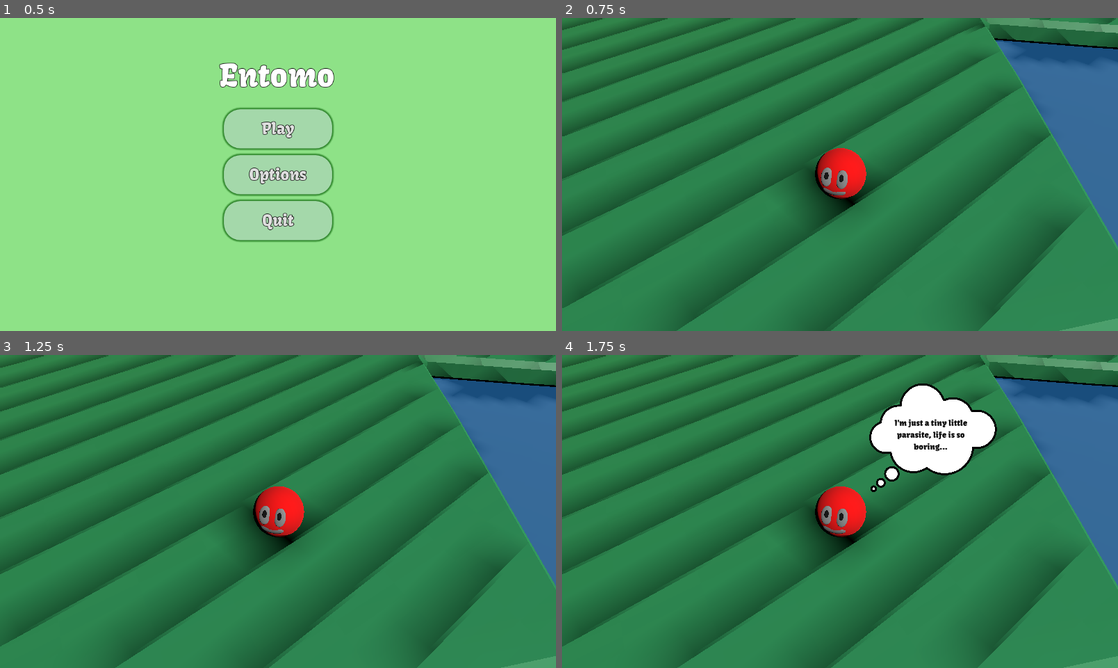
Above: before the commit, frames 1-4 (two rows, left to right).
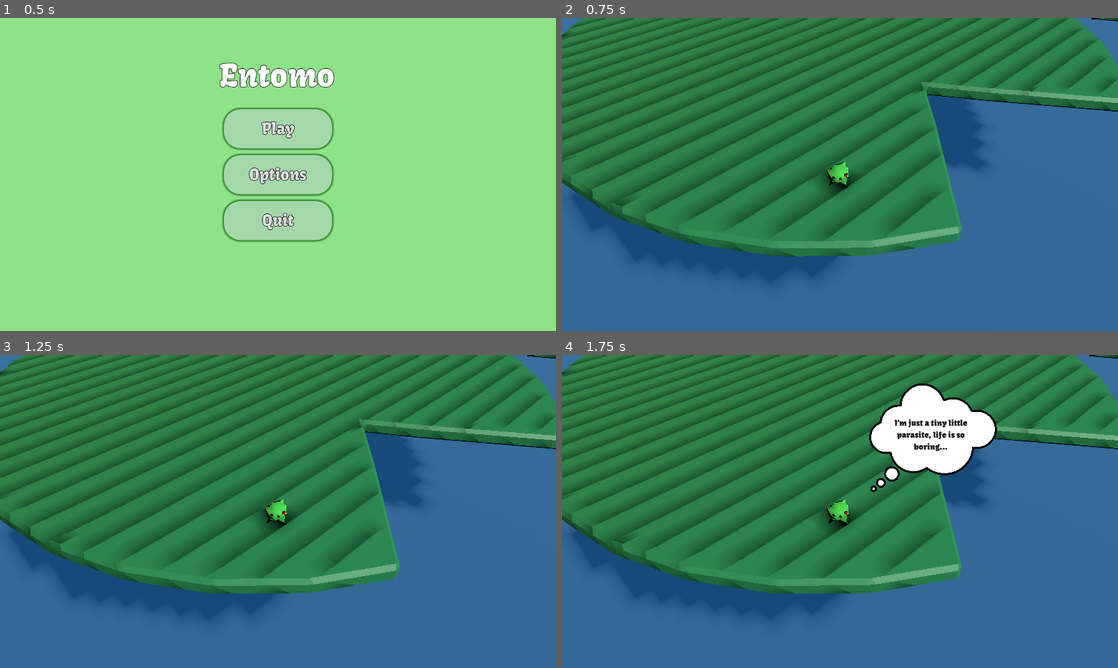
Above: after the commit, the same moments.

Repository: melonboyo/entomo
Game: Godot game, scene res://Scenes/Menus/MainMenu/MainMenu.tscn
The game is run twice, just before and just after one commit, with the same random seed, the same clock (stepped at 60 frames per second) and the same inputs.
Inputs (mouse positions are in pixels of both pictures, inside the frame that each line leads up to):
- Up to frame 1 (0.5 s): no input
- Up to frame 2 (0.75 s): click "Play" at 0.5 s
- Up to frame 3 (1.25 s): no input
- Up to frame 4 (1.75 s): tap Enter at 1.25 s; move the mouse to (962, 495) at 1.27 s; hold D (move_right) from 1.28 s (still down); tap E (interact) at 1.35 s; click (962, 495) at 1.42 s; tap Space (move_jump) at 1.52 s

Frame 1 is identical in both runs. In frame 2, 61% of the frame differs, in the area x 0-100%, y 0-100%; in frame 3, 61%; in frame 4, 59%.

Commit message:
Add parasite model

Diff:
--- a/Characters/Parasite/Parasite.tscn
+++ b/Characters/Parasite/Parasite.tscn
@@ -1,17 +1,8 @@
-[gd_scene load_steps=9 format=3 uid="uid://cxrj60oxxptdh"]
+[gd_scene load_steps=6 format=3 uid="uid://cxrj60oxxptdh"]
 
 [ext_resource type="Script" path="res://Characters/Parasite/ParasiteController.gd" id="1_a2cng"]
 [ext_resource type="PackedScene" uid="uid://baiok6rvrnsqh" path="res://Characters/Generic/GenericCharacter.tscn" id="1_lhite"]
-
-[sub_resource type="SphereMesh" id="SphereMesh_8riwa"]
-
-[sub_resource type="StandardMaterial3D" id="StandardMaterial3D_j7xpy"]
-albedo_color = Color(1, 0, 0, 1)
-
-[sub_resource type="SphereMesh" id="SphereMesh_bgr7i"]
-
-[sub_resource type="StandardMaterial3D" id="StandardMaterial3D_gufly"]
-albedo_color = Color(0, 0, 0, 1)
+[ext_resource type="PackedScene" uid="uid://dqbad35g1o8xu" path="res://Characters/Parasite/parasite.glb" id="3_shiyk"]
 
 [sub_resource type="SphereShape3D" id="SphereShape3D_d6tf5"]
 
@@ -23,37 +14,12 @@
 script = ExtResource("1_a2cng")
 SPEED = 6.0
 
-[node name="MeshInstance3D" type="MeshInstance3D" parent="." index="0"]
-transform = Transform3D(1, 0, 0, 0, 1, 0, 0, 0, 1, -0.00508738, -1.19209e-07, 0.00233459)
-mesh = SubResource("SphereMesh_8riwa")
-skeleton = NodePath("../CollisionShape3D")
-surface_material_override/0 = SubResource("StandardMaterial3D_j7xpy")
-
-[node name="RightEye" type="MeshInstance3D" parent="." index="1"]
-transform = Transform3D(-4.01293e-09, -3.44821e-09, 0.225587, 0.0379797, 0.312384, 9.74912e-10, -0.067137, 0.176716, -9.81241e-09, 0.151, 0.234412, -0.408659)
-mesh = SubResource("SphereMesh_bgr7i")
-
-[node name="RightPupil" type="MeshInstance3D" parent="RightEye" index="0"]
-transform = Transform3D(0.436916, -0.0440875, 0, 0.0477189, 0.403667, 0, 2.66454e-15, 0, 0.370559, 0.465785, 0.0768955, 0.00651431)
-mesh = SubResource("SphereMesh_bgr7i")
-surface_material_override/0 = SubResource("StandardMaterial3D_gufly")
-
-[node name="LeftEye" type="MeshInstance3D" parent="." index="2"]
-transform = Transform3D(-4.01293e-09, -3.44821e-09, 0.225587, 0.0379797, 0.312384, 9.74912e-10, -0.067137, 0.176716, -9.81241e-09, -0.139601, 0.234412, -0.408659)
-mesh = SubResource("SphereMesh_bgr7i")
-
-[node name="RightPupil" type="MeshInstance3D" parent="LeftEye" index="0"]
-transform = Transform3D(0.436916, -0.0440875, 0, 0.0477189, 0.403667, 0, 2.66454e-15, 0, 0.370559, 0.465785, 0.0768955, 0.0293676)
-mesh = SubResource("SphereMesh_bgr7i")
-surface_material_override/0 = SubResource("StandardMaterial3D_gufly")
-
-[node name="RightEye2" type="MeshInstance3D" parent="." index="3"]
-transform = Transform3D(2.38634e-16, -0.453237, 9.86072e-09, -5.45931e-09, -1.98116e-08, -0.225587, 0.124894, 0, -9.86072e-09, 0, -0.0522866, -0.434969)
-mesh = SubResource("SphereMesh_bgr7i")
-
-[node name="CollisionShape3D" parent="." index="4"]
+[node name="CollisionShape3D" parent="." index="0"]
 shape = SubResource("SphereShape3D_d6tf5")
 metadata/_edit_group_ = true
 
 [node name="CollisionShape3D" parent="SwitchArea" index="0"]
 shape = SubResource("CylinderShape3D_xhkis")
+
+[node name="parasite" parent="." index="3" instance=ExtResource("3_shiyk")]
+transform = Transform3D(-1.09278e-08, 0, -0.25, 0, 0.25, 0, 0.25, 0, -1.09278e-08, 0, -0.285094, 0)
--- a/Characters/Pillbug/NormalRolypolyModel.tscn
+++ b/Characters/Pillbug/NormalRolypolyModel.tscn
@@ -8,9 +8,6 @@
 script = ExtResource("2_2shc3")
 paint_material = ExtResource("3_3lnlr")
 meshes = [NodePath("body"), NodePath("helmet"), NodePath("shell"), NodePath("tail"), NodePath("AntennaR"), NodePath("antennaL")]
-
-[node name="body" parent="." index="0"]
-blend_shapes/BendL = 0.348543
 
 [node name="leg" parent="." index="4"]
 transform = Transform3D(0.163055, 0.032976, 3.75556e-09, -0.0279517, 0.192363, -3.19569e-10, -3.75556e-09, -3.77011e-10, 0.165433, -0.450624, 0.162051, -0.750456)
@@ -24,9 +21,6 @@
 [node name="leg_002" parent="." index="7"]
 transform = Transform3D(0.163055, 0.032976, 3.75556e-09, -0.0279517, 0.192363, -3.19569e-10, -3.75556e-09, -3.77011e-10, 0.165433, -0.593046, 0.162051, 0.312234)
 
-[node name="tail" parent="." index="10"]
-blend_shapes/BendL = 0.348543
-
 [node name="AntennaR" parent="." index="11"]
 transform = Transform3D(0.14279, 0.028358, 0.0293665, -0.0547902, 0.0739043, 0.0765325, 0, -0.0502556, 0.129117, 0.235545, 0.947732, -1.33658)
 
--- a/Characters/Pillbug/RolypolyMaterialSwitcher.gd
+++ b/Characters/Pillbug/RolypolyMaterialSwitcher.gd
@@ -4,5 +4,6 @@
 @export var meshes : Array[MeshInstance3D]
 
 func set_painted() -> void:
+
 	for i in meshes.size():
 		meshes[i].material_override = paint_material
--- a/Characters/Pillbug/rolypoly_red.tres
+++ b/Characters/Pillbug/rolypoly_red.tres
@@ -3,7 +3,4 @@
 [ext_resource type="Texture2D" uid="uid://duri6kusljvcj" path="res://Characters/Pillbug/rolypoly_red.png" id="1_0sdl2"]
 
 [resource]
-resource_name = "Material"
-cull_mode = 2
 albedo_texture = ExtResource("1_0sdl2")
-roughness = 0.5
--- a/Scenes/Levels/level1.tscn
+++ b/Scenes/Levels/level1.tscn
@@ -16,6 +16,7 @@
 [ext_resource type="PackedScene" uid="uid://cynjesuoq6b5x" path="res://EnvironmentAssets/StaticObjects/StaticCube.tscn" id="14_wvx2g"]
 [ext_resource type="PackedScene" uid="uid://caxb37ohqq7q3" path="res://EnvironmentAssets/Flag/Flag.tscn" id="15_3xa5f"]
 [ext_resource type="PackedScene" uid="uid://ddqi27ajx4hx4" path="res://EnvironmentAssets/Mountain/stage3-mountainNewNew.glb" id="15_5uh5g"]
+[ext_resource type="Material" uid="uid://b0f08nx0esit5" path="res://Characters/Pillbug/rolypoly_red.tres" id="16_3fps6"]
 [ext_resource type="PackedScene" uid="uid://bvs8he515iq2m" path="res://EnvironmentAssets/Water/Water.tscn" id="16_yn4d4"]
 [ext_resource type="PackedScene" uid="uid://dgbb4hupj6ope" path="res://EnvironmentAssets/Flower/Flower.tscn" id="17_sf6lv"]
 [ext_resource type="PackedScene" uid="uid://c3cmfp8nipyi3" path="res://EnvironmentAssets/Lilypad/Lilypad.tscn" id="18_h1o36"]
@@ -52,6 +53,8 @@
 "tilts": PackedFloat32Array(0, 0, 0, 0, 0, 0, 0, 0)
 }
 point_count = 8
+
+[sub_resource type="SphereMesh" id="SphereMesh_5kmdm"]
 
 [node name="Node3D" type="Node3D"]
 transform = Transform3D(1.01827, 0, 0, 0, 1.01827, 0, 0, 0, 1.01827, 0, 0, 0)
@@ -102,7 +105,7 @@
 transform = Transform3D(0.707107, 0.472128, -0.526399, 3.4874e-15, 0.74444, 0.66769, 0.707107, -0.472128, 0.526399, 0, 0, 0)
 
 [node name="Camera3D" type="Camera3D" parent="CameraRoot/RotationRoot"]
-transform = Transform3D(1, 0, 0, 0, 1, 0, 0, 0, 1, 0, 0, 8.41628)
+transform = Transform3D(1, 0, 0, 0, 1, 0, 0, 0, 1, 0, 0, 19.5)
 fov = 40.0
 size = 20.0
 
@@ -369,6 +372,11 @@
 
 [node name="StaticBody3D20" parent="Blockout/Stage2" instance=ExtResource("14_wvx2g")]
 transform = Transform3D(-71.7024, 0, -14.4005, 0, 50.9135, 0, 71.7024, 0, -14.4005, 242.458, 2.92631, 28.2038)
+
+[node name="f" type="MeshInstance3D" parent="Blockout/Stage2"]
+transform = Transform3D(10, 0, 0, 0, 10, 0, 0, 0, 10, 0, -85, 0)
+mesh = SubResource("SphereMesh_5kmdm")
+surface_material_override/0 = ExtResource("16_3fps6")
 
 [node name="Stage3" type="Node" parent="Blockout"]
 
Binary file added: Characters/Parasite/parasite.glb
Not shown, added: Characters/Parasite/parasite.glb.import
Not shown: 1 places in Scenes/Levels/level1.tscn that only renumber resources
